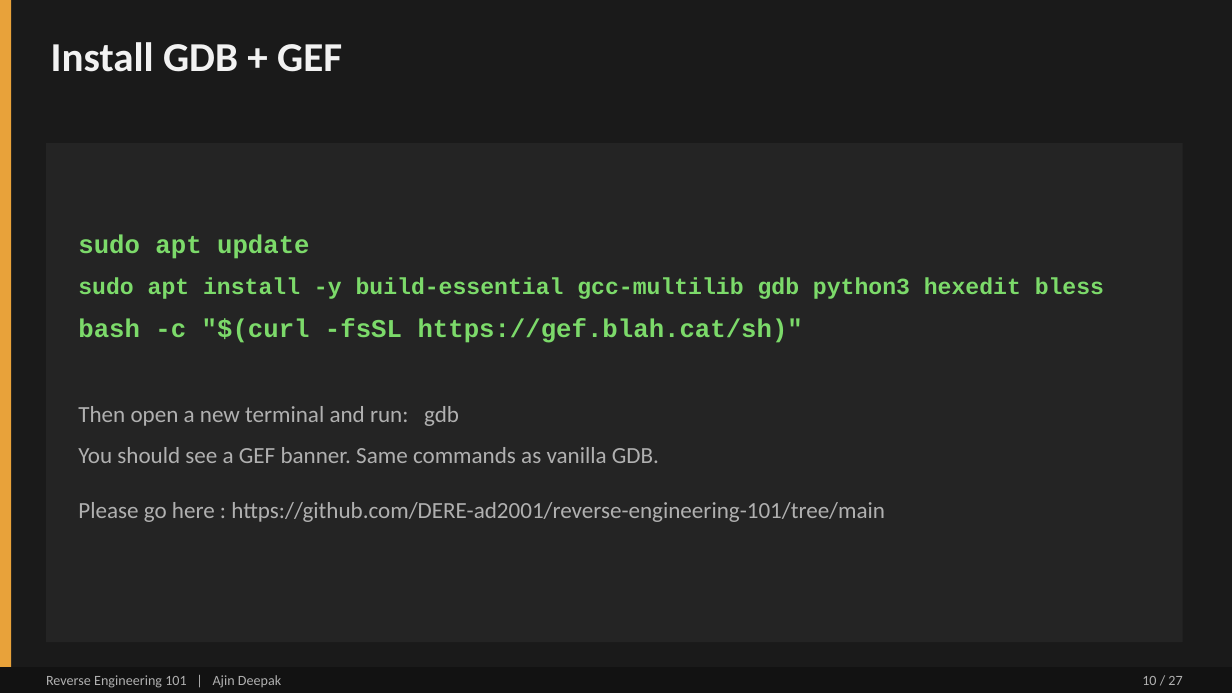
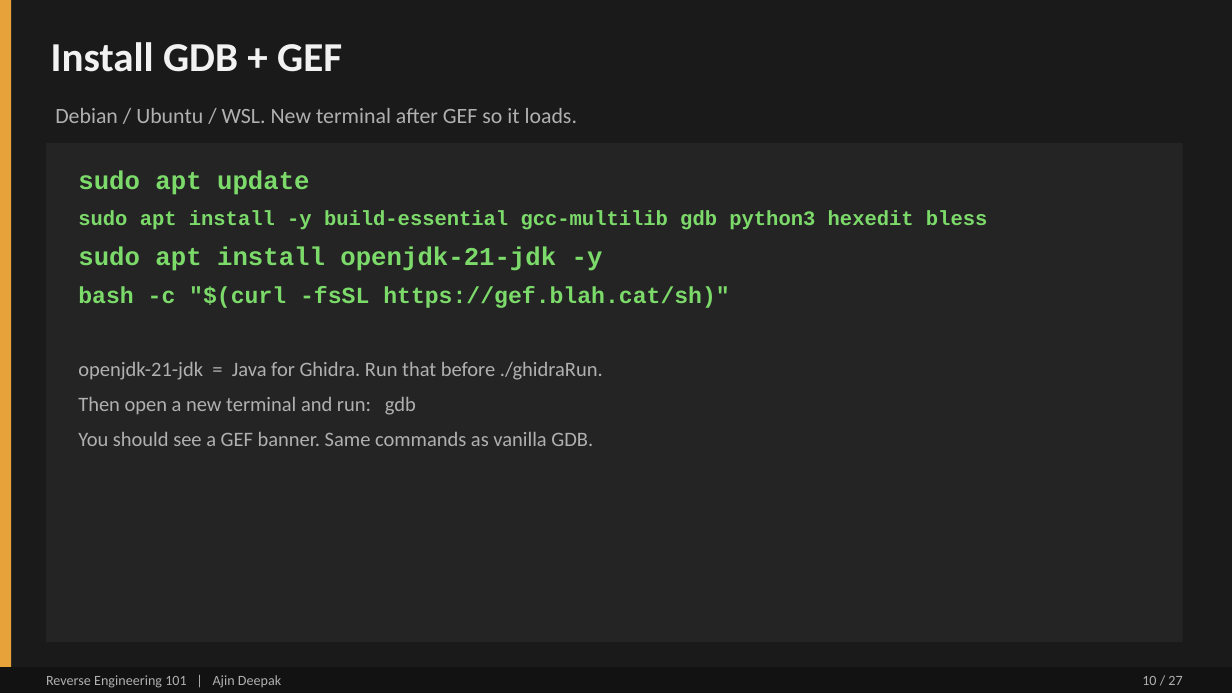
Before and after one commit to DERE-ad2001/reverse-engineering-101, a slide deck: slide 10 of Reverse Engineering 101.pptx. Drawn at 1232x693 pixels with LibreOffice and Linux fonts; fonts in the diff are those of the drawing. Boxes give left, top, right and bottom in pixels: in the first picture for what was removed or moved away, otherwise in the second. Text is boxed around its words. In the diff, an @@ line names an element or a change of style, - is before the commit and + after.

```diff
--- a/Reverse Engineering 101.pptx
+++ b/Reverse Engineering 101.pptx
@@ text added at (55, 108, 577, 123), 17 pt, text #B0B0B0 @@
+Debian / Ubuntu / WSL. New terminal after GEF so it loads.
@@ text at (78, 170, 987, 415): size 18 to 16 pt in "sudo apt install -y build-essential gcc-multilib gdb ...", "Then open a new terminal and run: ..."; size 20 to 18 pt in "bash -c "$(curl -fsSL https://gef.blah.cat/sh)""; less space between paragraphs @@
@@ text at (78, 246, 603, 271): paragraph added @@
+sudo apt install openjdk-21-jdk -y
@@ text at (78, 362, 603, 380): paragraph added @@
+openjdk-21-jdk = Java for Ghidra. Run that before ./ghidraRun.
@@ text at (78, 432, 593, 446): text changed; size 18 to 16 pt @@
-You should see a GEF banner. Same commands as vanilla GDB.
-Please go here : https://github.com/DERE-ad2001/reverse-engineering-101/tree/main
+You should see a GEF banner. Same commands as vanilla GDB.
```
Also in this commit, not shown: 1 slide added, 1 slide removed, 2 other files.
